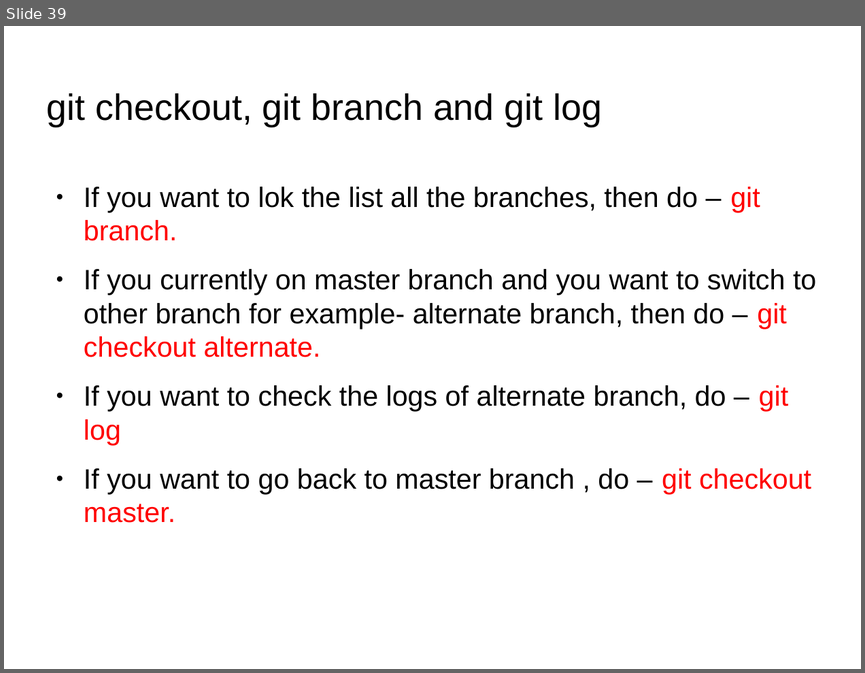
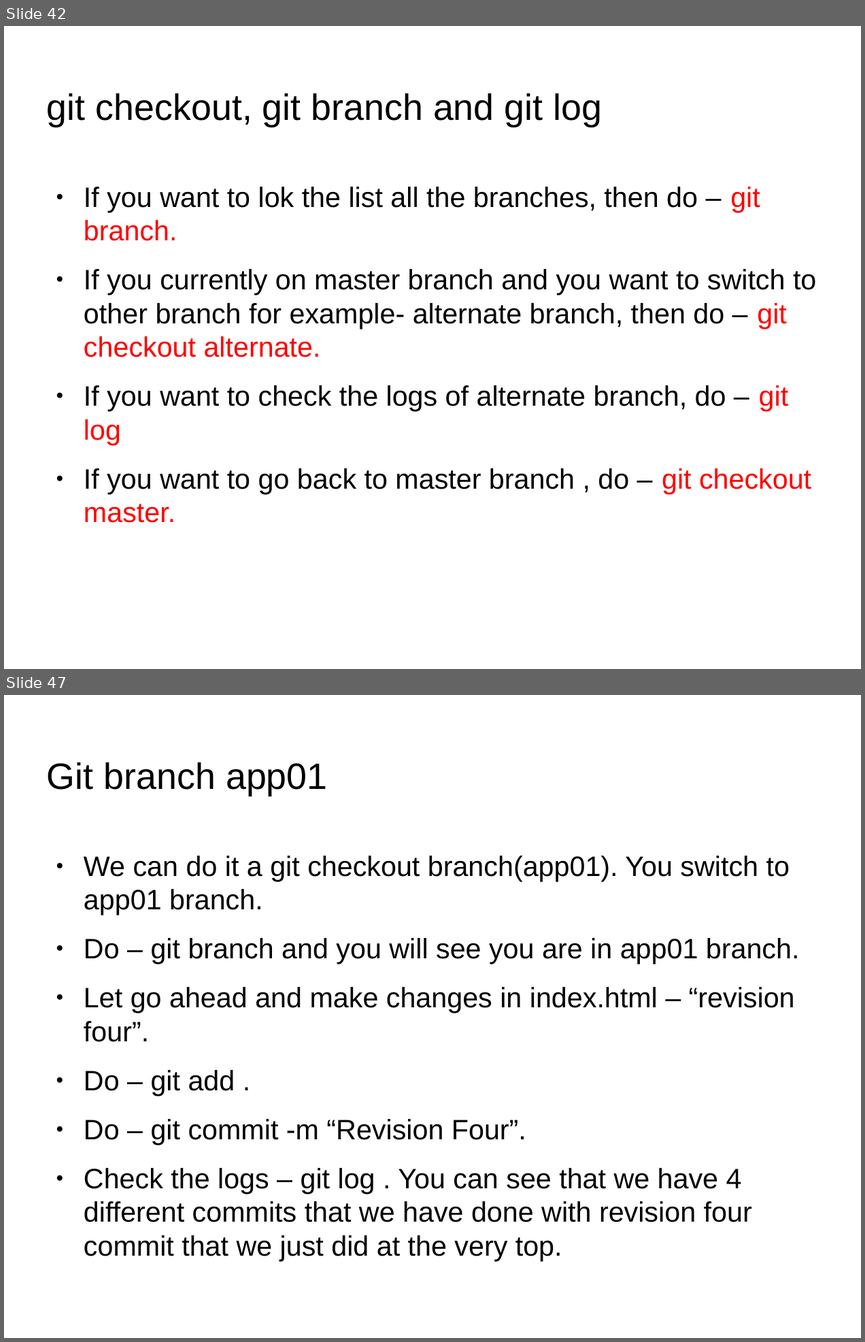
Before and after one commit to anumsh/Learning-Git-and-Github, a slide deck: git_and_GitHub.odp. Shown one above the other, each under a label of ours: slide 39 before the commit, slides 42 and 47 after it; the slides between them are not shown. The pictures are 865x673 and 865x1342 pixels, drawn with LibreOffice and Linux fonts; fonts in the diff are those of the drawing; background and template pictures are left out. Boxes give left, top, right and bottom in pixels: in the first picture for what was removed or moved away, otherwise in the second. Text is boxed around its words. In the diff, an @@ line names an element or a change of style, - is before the commit and + after.

Commit message:
feat: Merging, renaming and deleting the branch

```diff
--- a/git_and_GitHub.odp
+++ b/git_and_GitHub.odp
@@ slide 47 added at (x1=4, y1=695, x2=861, y2=1338), background picture (left out) @@
@@ title added at (x1=47, y1=762, x2=328, y2=796), 33.9 pt, text #000000 @@
+Git branch app01
@@ text added at (x1=84, y1=855, x2=800, y2=1261), 26 pt, text #000000 @@
+● We can do it a git checkout branch(app01). You switch to app01 branch.
+● Do – git branch and you will see you are in app01 branch.
+● Let go ahead and make changes in index.html – “revision four”.
+● Do – git add .
+● Do – git commit -m “Revision Four”.
+● Check the logs – git log . You can see that we have 4 different commits that we have done with revision four commit that we just did at the very top.
@@ what was slide 39 is now slide 42 @@
```
Also in this commit, not shown: 1 slide changed, 14 other slides added, 8 other files.
